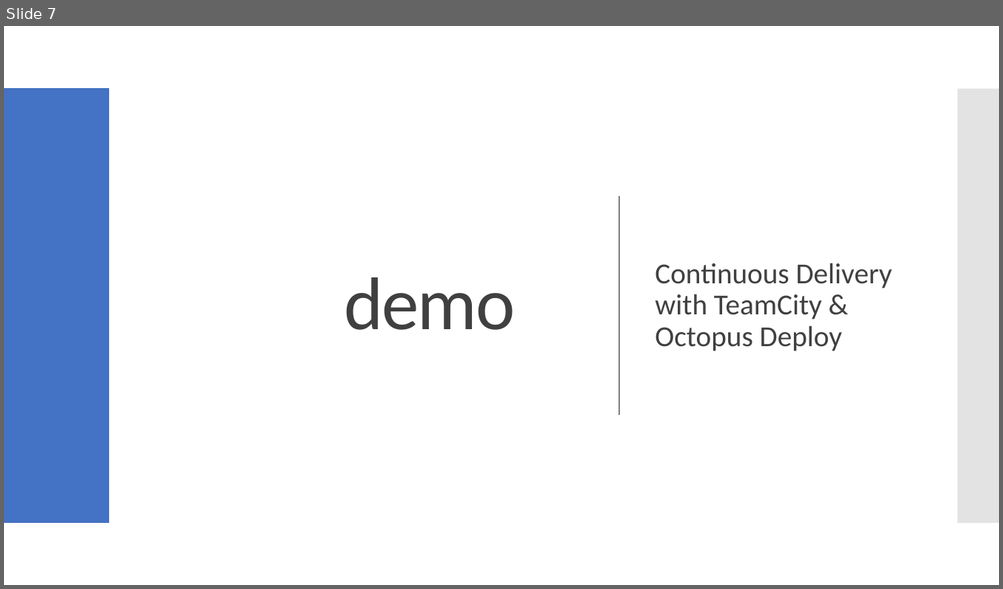
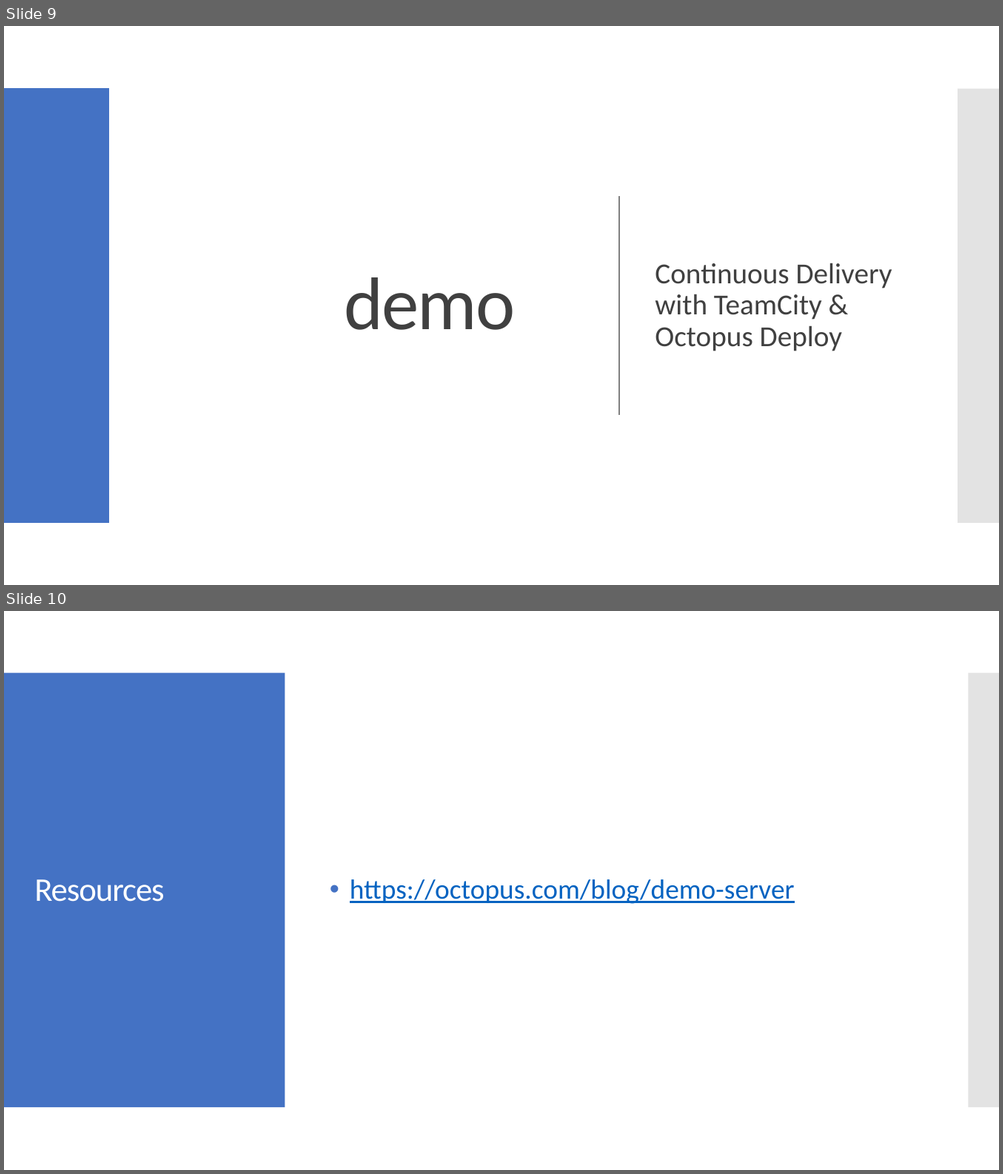
Before and after one commit to milodotnet/bootcamp, a slide deck: Bootcamp-ContinuousDelivery_2.pptx. Shown one above the other, each under a label of ours: slide 7 before the commit, slides 9 and 10 after it. The pictures are 1003x589 and 1003x1174 pixels, drawn with LibreOffice and Linux fonts; fonts in the diff are those of the drawing. Boxes give left, top, right and bottom in pixels: in the first picture for what was removed or moved away, otherwise in the second. Text is boxed around its words. In the diff, an @@ line names an element or a change of style, - is before the commit and + after.

```diff
--- a/Bootcamp-ContinuousDelivery_2.pptx
+++ b/Bootcamp-ContinuousDelivery_2.pptx
@@ slide 10 added at [4, 611, 999, 1170], background #FFFFFF @@
@@ rectangle added at [4, 672, 284, 1108], fill #4472C4 @@
@@ rectangle added at [967, 672, 999, 1108], fill #C8C8C8 at 50% opacity @@
@@ title added at [34, 880, 164, 902], 24 pt, text #FFFFFF @@
+Resources
@@ text added at [350, 880, 794, 904], 20 pt, text #0563C1, underline @@
+• https://octopus.com/blog/demo-server
@@ what was slide 7 is now slide 9 @@
```
Also in this commit, not shown: 1 slide changed, 2 other slides added.
